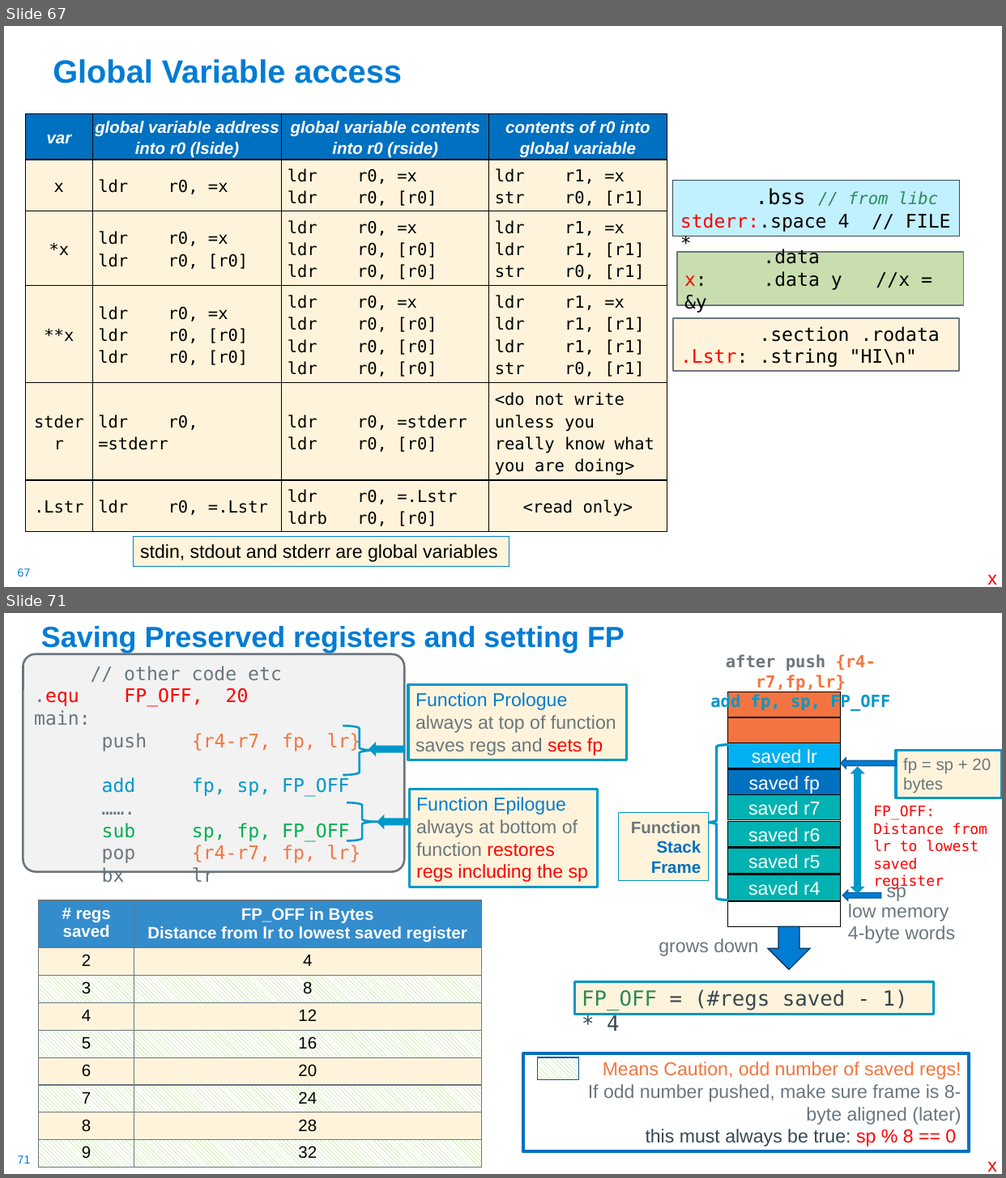
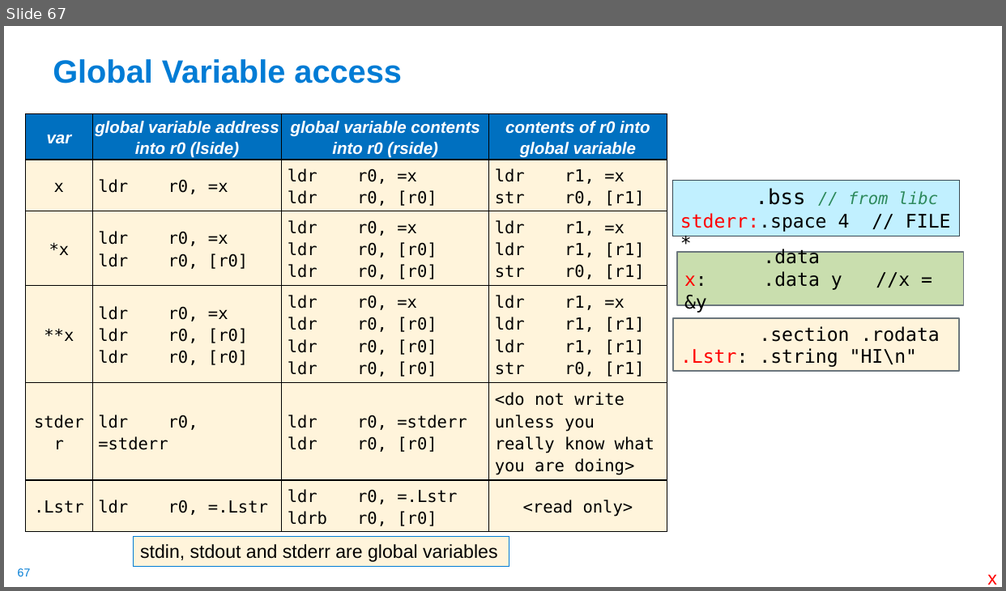
Before and after one commit to cse30-sp24/Muller-Slides, a slide deck: Lecture-16.pptx. Shown one above the other, each under a label of ours: slides 67 and 71 before the commit, slide 67 after it; the slides between them are not shown. The pictures are 1006x1178 and 1006x591 pixels, drawn with LibreOffice and Linux fonts; fonts in the diff are those of the drawing. Boxes give left, top, right and bottom in pixels: in the first picture for what was removed or moved away, otherwise in the second. Text is boxed around its words. In the diff, an @@ line names an element or a change of style, - is before the commit and + after.

```diff
--- a/Lecture-16.pptx
+++ b/Lecture-16.pptx
@@ slide 71 removed at [4,613,1002,1174], background #FFFFFF; not listed: 1 template element that a slide beside it also shows @@
@@ title removed at [41,626,624,653] @@
-Saving Preserved registers and setting FP
@@ rounded rectangle removed at [23,654,404,872] @@
-// other code etc .equ FP_OFF, 20
-main:
-push {r4-r7, fp, lr}
-add fp, sp, FP_OFF
-…….
-sub sp, fp, FP_OFF
-pop {r4-r7, fp, lr}
-bx lr
@@ rectangle removed at [408,684,626,760] @@
-Function Prologue
-always at top of function saves regs and sets fp
@@ right brace removed at [343,726,376,776] @@
@@ left arrow removed at [369,743,404,756] @@
@@ right brace removed at [705,745,728,900] @@
@@ group removed at [710,654,1002,943]: 10 rectangles, 3 texts, 2 left arrows, 1 up down arrow @@
-low memory
-4-byte words
-sp
-saved lr
-saved fp
-saved r5
-saved r4
-after push {r4-r7,fp,lr}
-add fp, sp, FP_OFF
-fp = sp + 20 bytes
-saved r7
-saved r6
@@ right brace removed at [347,803,377,841] @@
@@ rectangle removed at [409,789,598,887] @@
-Function Epilogue
-always at bottom of function restores regs including the sp
@@ text removed at [873,805,987,890] @@
-FP_OFF:
-Distance from lr to lowest saved register
@@ left arrow removed at [377,815,408,828] @@
@@ rectangle removed at [619,813,709,881] @@
-Function Stack Frame
@@ table removed at [39,901,481,1168], 9 rows, 2 columns @@
-# regs saved | FP_OFF in Bytes / Distance from lr to lowest saved register
-2 | 4
-3 | 8
-4 | 12
-5 | 16
-6 | 20
-7 | 24
-8 | 28
-9 | 32
@@ down arrow removed at [768,926,810,969] @@
@@ text removed at [658,939,758,956] @@
-grows down
@@ rectangle removed at [574,982,934,1015] @@
-FP_OFF = (#regs saved - 1) * 4
@@ rectangle removed at [523,1054,969,1152] @@
-Means Caution, odd number of saved regs!
-If odd number pushed, make sure frame is 8-byte aligned (later)
-this must always be true: sp % 8 == 0
@@ rectangle removed at [538,1058,580,1080] @@
@@ text removed at [987,1161,997,1172] @@
-x
```
Also in this commit, not shown: 1 slide changed, 24 other slides removed, 1 other file.
